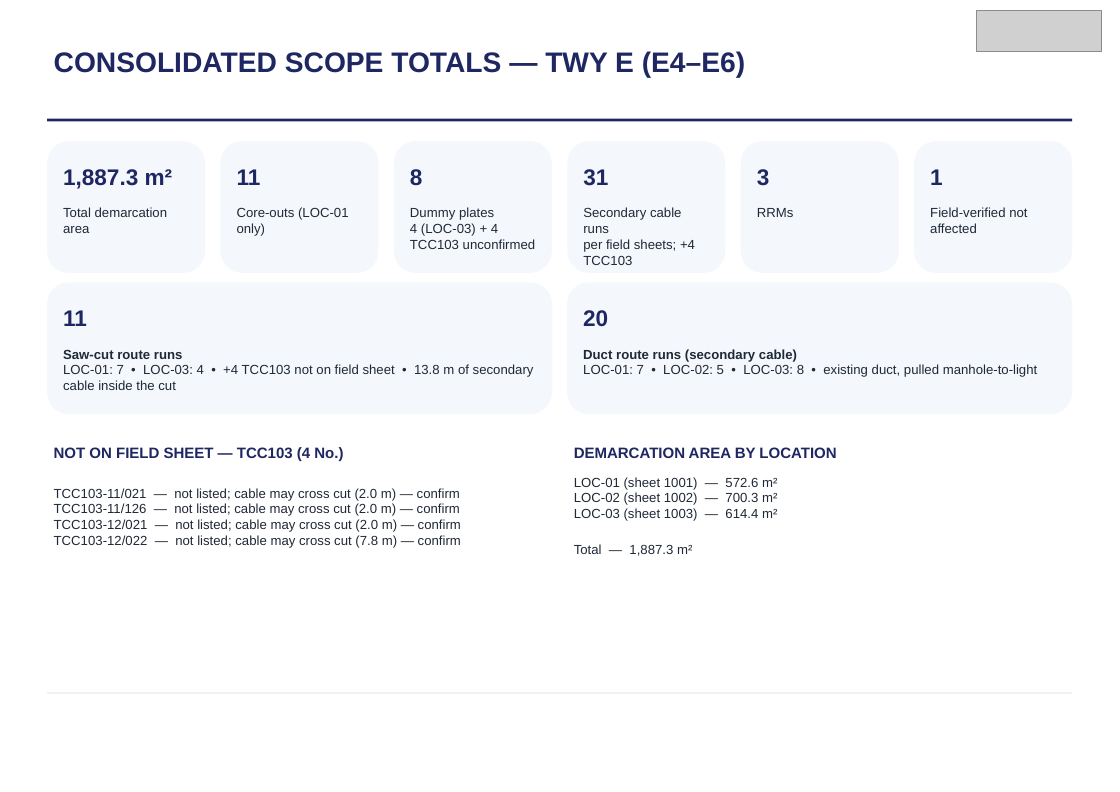
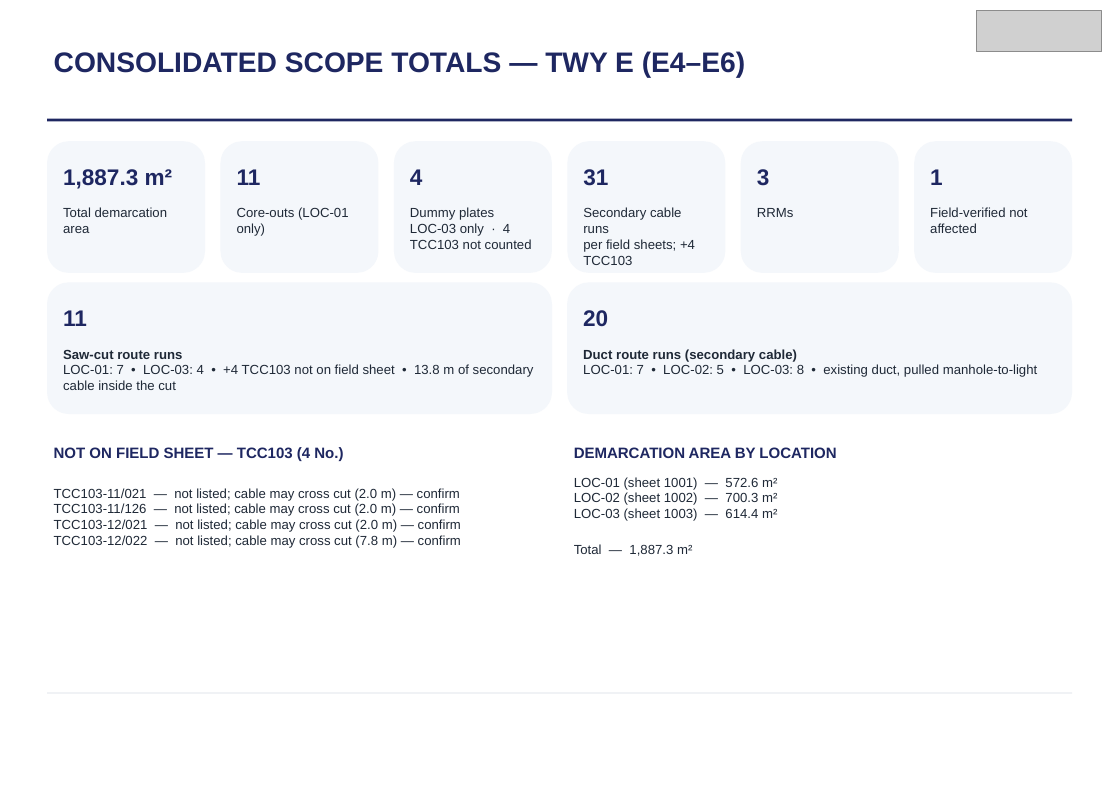
Before and after one commit to travisvn/awesome-claude-skills, a slide deck: slide 6 of skills/zia-mta-basemap/examples/twy-e-asbuilt-ducts/fieldsheet/TWY_E_AGL_Shop_Drawing_ZIA_P07.pptx. Drawn at 1120x792 pixels with LibreOffice and Linux fonts; fonts in the diff are those of the drawing; grey boxes stand for pictures. Boxes give left, top, right and bottom in pixels: in the first picture for what was removed or moved away, otherwise in the second. Text is boxed around its words. In the diff, an @@ line names an element or a change of style, - is before the commit and + after.

```diff
--- a/skills/zia-mta-basemap/examples/twy-e-asbuilt-ducts/fieldsheet/TWY_E_AGL_Shop_Drawing_ZIA_P07.pptx
+++ b/skills/zia-mta-basemap/examples/twy-e-asbuilt-ducts/fieldsheet/TWY_E_AGL_Shop_Drawing_ZIA_P07.pptx
@@ text at box(410, 169, 423, 185): text changed @@
-8
+4
@@ text at box(410, 223, 532, 249): text changed @@
-4 (LOC-03) + 4 TCC103 unconfirmed
+LOC-03 only · 4 TCC103 not counted
```
Also in this commit, not shown: 1 other slide changed, 6 other files.
